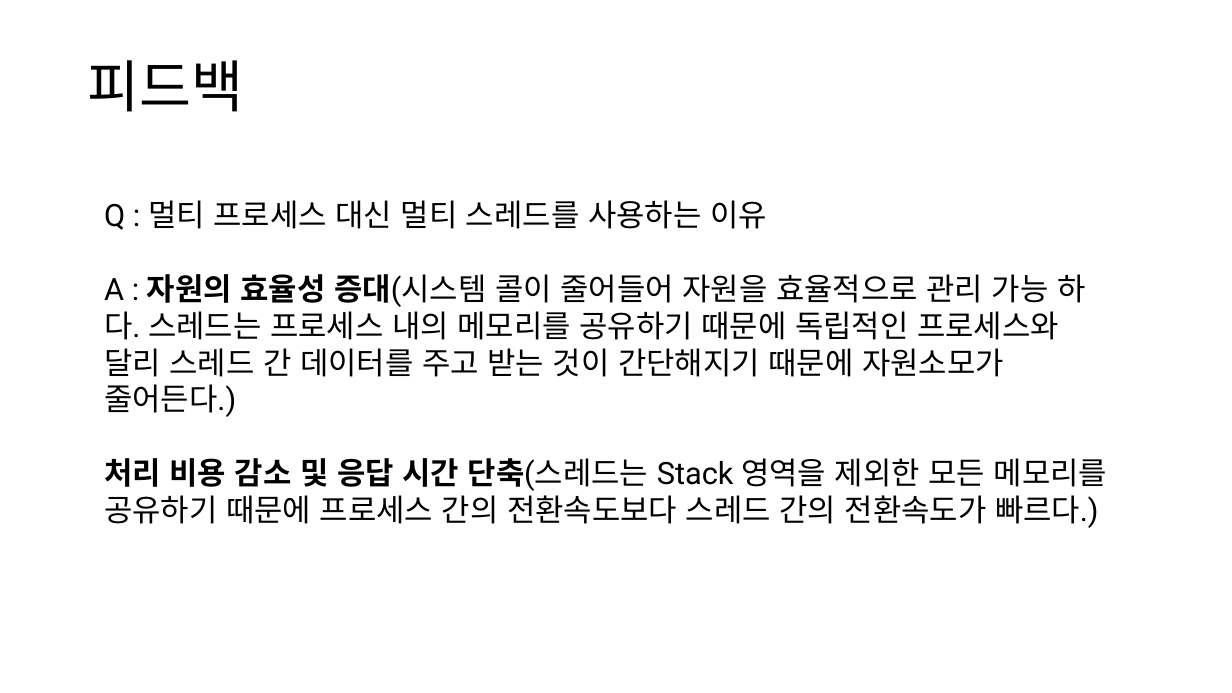
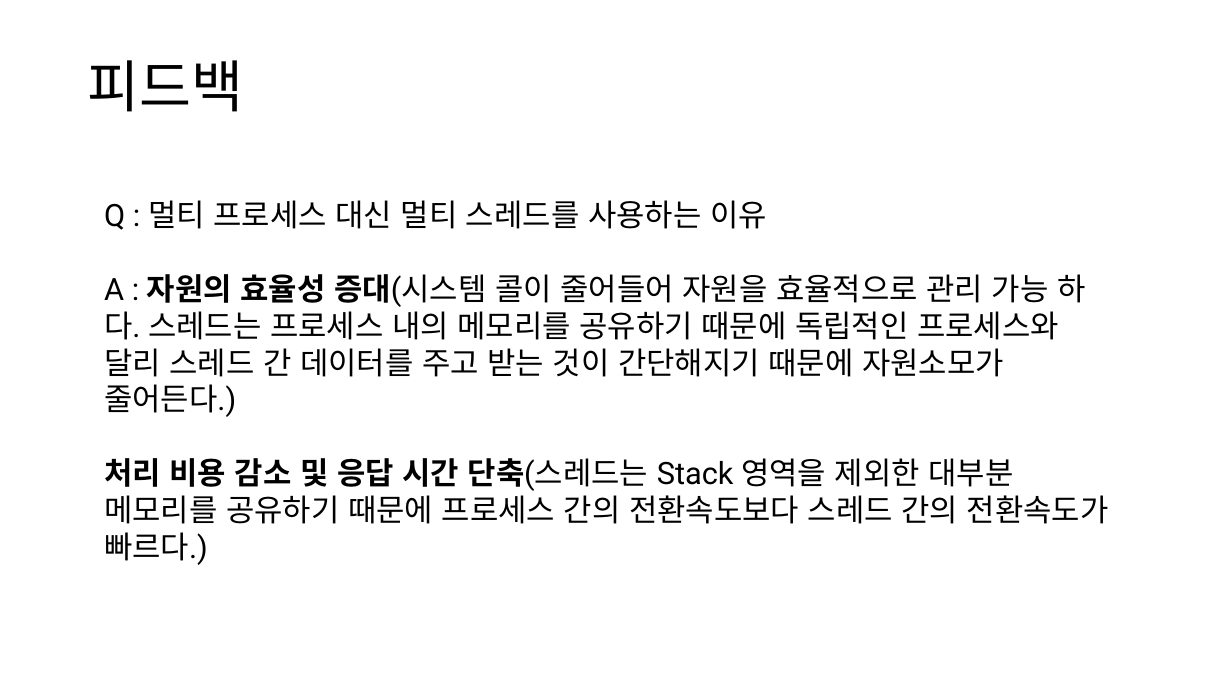
Before and after one commit to cs-study-org/cs-study, a slide deck: slide 5 of 05/beom/python_data&memory.pptx. Drawn at 1232x693 pixels with LibreOffice and Linux fonts; fonts in the diff are those of the drawing. Boxes give left, top, right and bottom in pixels: in the first picture for what was removed or moved away, otherwise in the second. Text is boxed around its words. In the diff, an @@ line names an element or a change of style, - is before the commit and + after.

```diff
--- a/05/beom/python_data&memory.pptx
+++ b/05/beom/python_data&memory.pptx
@@ text at bbox=[104, 458, 1109, 565]: text changed @@
-처리 비용 감소 및 응답 시간 단축(스레드는 Stack 영역을 제외한 모든 메모리를 공유하기 때문에 프로세스 간의 전환속도보다 스레드 간의 전환속도가 빠르다.)
+처리 비용 감소 및 응답 시간 단축(스레드는 Stack 영역을 제외한 대부분 메모리를 공유하기 때문에 프로세스 간의 전환속도보다 스레드 간의 전환속도가 빠르다.)
```
Also in this commit, not shown: 2 other slides changed, 2 other files.
